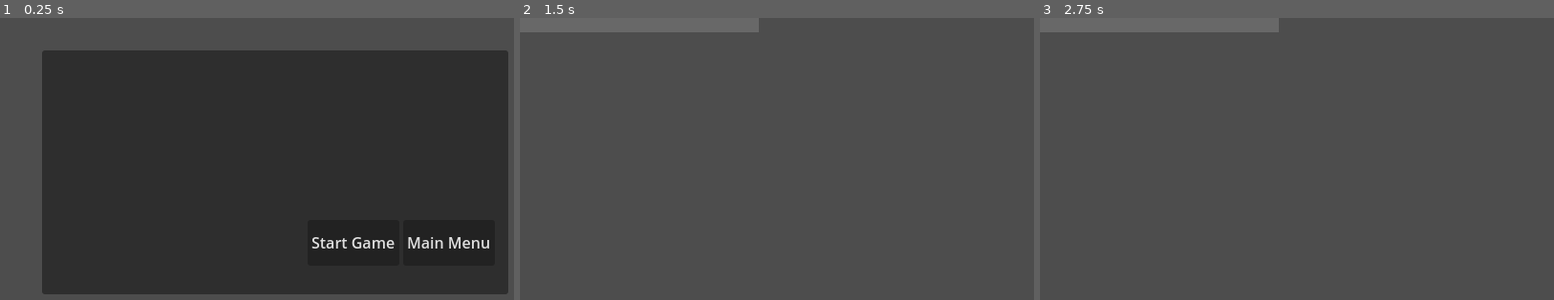
Above: before the commit, frames 1-3 (left to right).
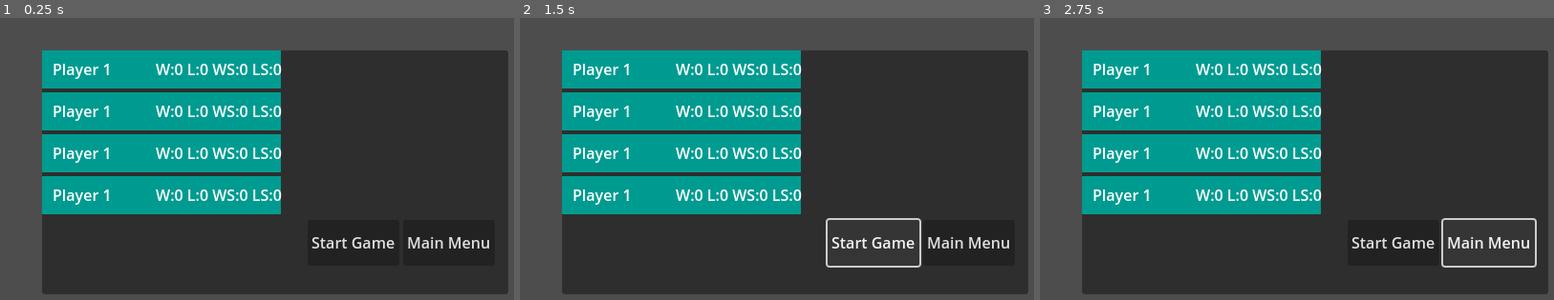
Above: after the commit, the same moments.

Repository: FoxSupp/bidding-brawl
Game: Godot game, scene res://scenes/lobby.tscn
Two runs of this game, one before a commit and one after it. Both use one fixed random seed, a clock stepped at 60 frames per second and the inputs below. This scene is started directly instead of the project's main scene.
Inputs (mouse positions are in pixels of both pictures, inside the frame that each line leads up to):
- Up to frame 1 (0.25 s): no input
- Up to frame 2 (1.5 s): click "Start Game" at 0.5 s; click (874, 243) at 1.25 s, where only the run after the commit has a clickable "Start Game"
- Up to frame 3 (2.75 s): click (1487, 243) at 2 s, where only the run after the commit has a clickable "Main Menu"

The runs differ from the first frame. In frame 1, 25% of the frame differs, in the area x 8-55%, y 11-70%; in frame 2, 78%; in frame 3, 78%, in the area x 0-99%, y 0-98%.
Error after the commit: Parse Error: Used space character for indentation instead of tab as used before in the file. (res://scripts/NetworkManager.gd:123)

Commit message:
Track player stats and win streaks

Diff:
--- a/scenes/player_slot.tscn
+++ b/scenes/player_slot.tscn
@@ -33,3 +33,14 @@
 grow_vertical = 2
 text = "Player 1"
 vertical_alignment = 1
+
+[node name="Stats" type="Label" parent="Background"]
+layout_mode = 1
+anchors_preset = 15
+anchor_right = 1.0
+anchor_bottom = 1.0
+offset_left = 120.0
+grow_horizontal = 2
+grow_vertical = 2
+text = "W:0 L:0 WS:0 LS:0"
+vertical_alignment = 1
--- a/scripts/NetworkManager.gd
+++ b/scripts/NetworkManager.gd
@@ -121,12 +121,19 @@
 # Clients call this on the server to register their username
 @rpc("any_peer")
 func register_player(username: String) -> void:
-	if not multiplayer.is_server():
-		return
-	var sender_id := multiplayer.get_remote_sender_id()
-	sender_id = 1 if sender_id == 0 else sender_id
-	players[sender_id] = {"username": username.strip_edges(), "in_game": false}
-	_broadcast_players()
+        if not multiplayer.is_server():
+                return
+        var sender_id := multiplayer.get_remote_sender_id()
+        sender_id = 1 if sender_id == 0 else sender_id
+       players[sender_id] = {
+               "username": username.strip_edges(),
+               "in_game": false,
+               "wins": 0,
+               "losses": 0,
+               "win_streak": 0,
+               "loss_streak": 0,
+       }
+        _broadcast_players()
 
 # Server sends current players to everyone (and itself)
 func _broadcast_players() -> void:
@@ -139,17 +146,38 @@
 
 @rpc("any_peer", "call_local")
 func request_set_self_in_game(value: bool) -> void:
-	if not multiplayer.is_server():
-		return
-	var id := multiplayer.get_remote_sender_id()
-	id = 1 if id == 0 else id
+        if not multiplayer.is_server():
+                return
+        var id := multiplayer.get_remote_sender_id()
+        id = 1 if id == 0 else id
 
 	if players.has(id):
 		var entry = players[id]
 		if typeof(entry) == TYPE_DICTIONARY:
-			entry["in_game"] = value
-			players[id] = entry
-			rpc("sync_players", players)
+                        entry["in_game"] = value
+                        players[id] = entry
+                        rpc("sync_players", players)
+
+# Server records match results and broadcasts updated stats
+func record_match_result(winner_id: int) -> void:
+       if not multiplayer.is_server():
+               return
+       for peer_id in players.keys():
+               var entry = players[peer_id]
+               if typeof(entry) != TYPE_DICTIONARY:
+                       continue
+               entry["in_game"] = false
+               if peer_id == winner_id:
+                       entry["wins"] += 1
+                       entry["win_streak"] += 1
+                       entry["loss_streak"] = 0
+               else:
+                       entry["losses"] += 1
+                       entry["loss_streak"] += 1
+                       entry["win_streak"] = 0
+               players[peer_id] = entry
+       game_started = false
+       rpc("sync_players", players)
 
 func _change_scene(scene: PackedScene) -> void:
 	get_tree().change_scene_to_packed(scene)
--- a/scripts/game.gd
+++ b/scripts/game.gd
@@ -4,6 +4,7 @@
 @onready var players: Node = $Players
 
 const PLAYER_SCENE = preload("res://scenes/player.tscn")
+var match_finished: bool = false
 
 func _ready() -> void:
 	NetworkManager.all_in_game.connect(_spawn_all)
@@ -29,10 +30,13 @@
 			player.add_score(score)
 
 func _on_player_died(player_id: int) -> void:
-	print(players.get_children())
-	var alive_players = []
-	for p in players.get_children():
-		if not p.dead:
-			alive_players.append(p)
-	if alive_players.size() == 1:
-		print("Only one player is alive: ", alive_players[0].name)
+        print(players.get_children())
+        var alive_players = []
+        for p in players.get_children():
+                if not p.dead:
+                        alive_players.append(p)
+       if alive_players.size() == 1 and not match_finished:
+               match_finished = true
+               var winner_id = alive_players[0].name.to_int()
+               print("Only one player is alive: ", alive_players[0].name)
+               NetworkManager.record_match_result(winner_id)
--- a/scripts/lobby.gd
+++ b/scripts/lobby.gd
@@ -21,11 +21,20 @@
 	for c in v_box_container.get_children():
 		c.queue_free()
 	# Add all Players to the Lobby Display
-	for peer_id in NetworkManager.players:
-		var player_slot = PLAYER_SLOT.instantiate()
-		v_box_container.add_child(player_slot)
-		var player_name_node = player_slot.get_node_or_null("Background/PlayerName")
-		player_name_node.text = NetworkManager.players[peer_id]['username']
+        for peer_id in NetworkManager.players:
+                var player_slot = PLAYER_SLOT.instantiate()
+                v_box_container.add_child(player_slot)
+                var player_name_node = player_slot.get_node_or_null("Background/PlayerName")
+               player_name_node.text = NetworkManager.players[peer_id]['username']
+               var stats_node = player_slot.get_node_or_null("Background/Stats")
+               if stats_node:
+                       var p = NetworkManager.players[peer_id]
+                       stats_node.text = "W:%d L:%d WS:%d LS:%d" % [
+                               p.get("wins", 0),
+                               p.get("losses", 0),
+                               p.get("win_streak", 0),
+                               p.get("loss_streak", 0),
+                       ]
 
 func _on_players_updated(players: Dictionary) -> void:
 	_add_players_to_display()
